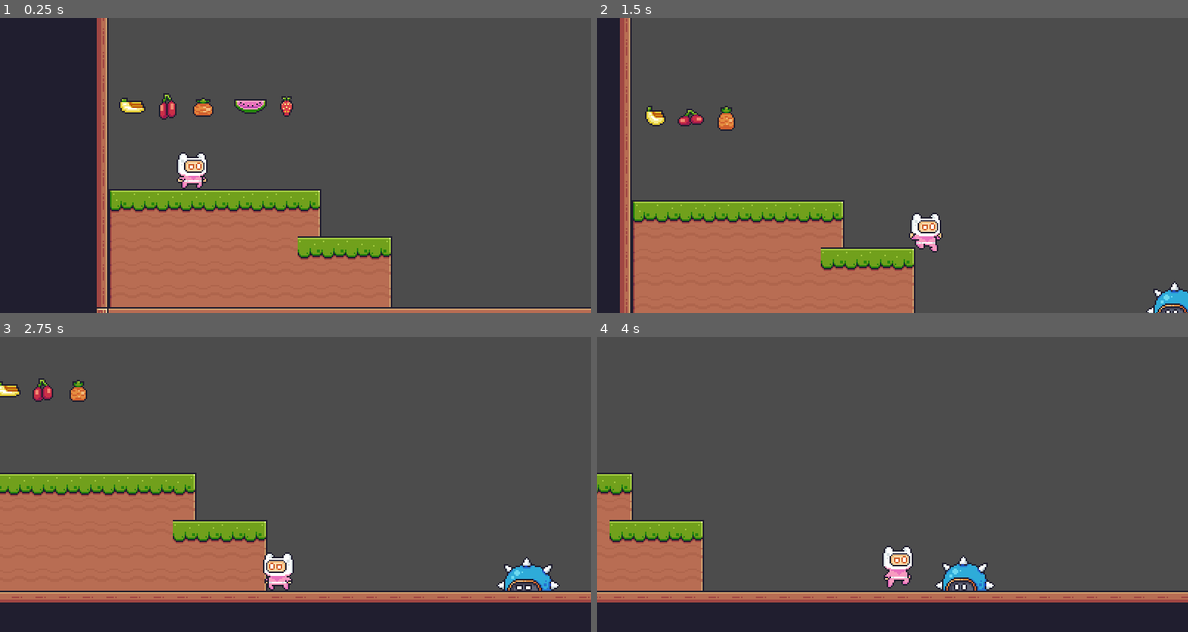
Above: before the commit, frames 1-4 (two rows, left to right).
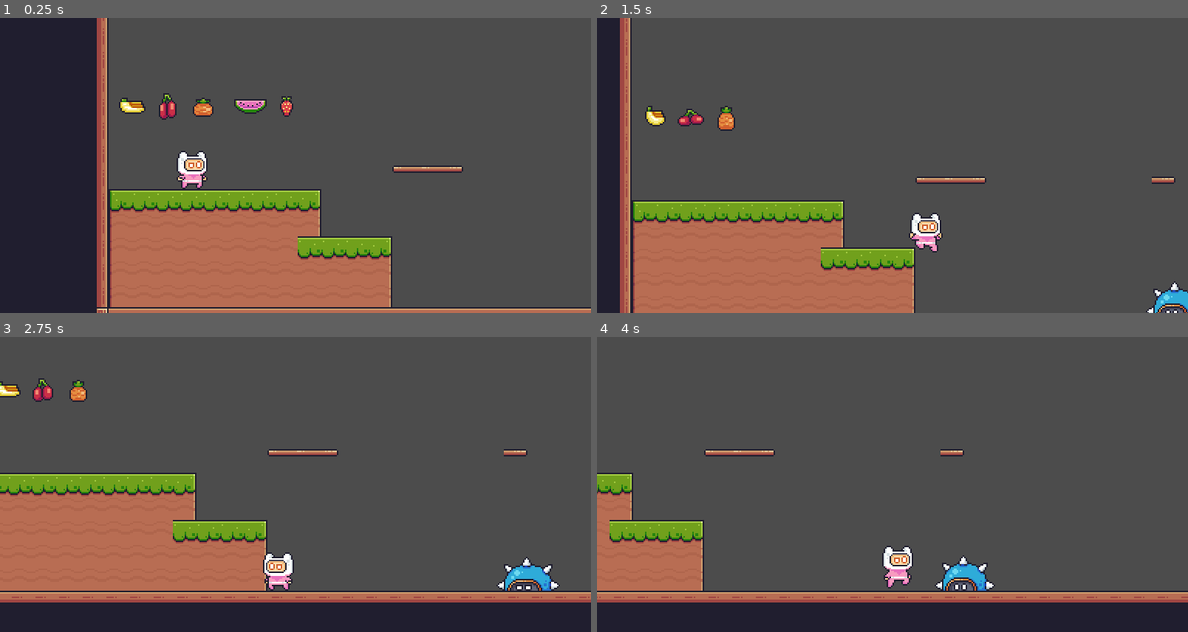
Above: after the commit, the same moments.

Repository: zesterquinn/frooty-lava
Game: Godot game, scene res://Main.tscn
The game is run twice, just before and just after one commit, with the same random seed, the same clock (stepped at 60 frames per second) and the same inputs. The project has no main scene, so this scene is started directly.
Inputs:
- Up to frame 1 (0.25 s): no input
- Up to frame 2 (1.5 s): hold D (move_right) from 0.53 s (still down); tap Space (jump) at 0.77 s
- Up to frame 3 (2.75 s): tap Space (jump) at 1.52 s; release D (move_right) at 2.03 s; hold A (move_left) from 2.03 s (still down)
- Up to frame 4 (4 s): release A (move_left) at 2.78 s; hold D (move_right) from 2.78 s (still down); tap Space (jump) at 3.02, 3.77 s

The runs differ from the first frame. In frame 1, 0.6% of the frame differs, in the area x 29-79%, y 45-56%; in frame 2, 0.4%; in frame 3, 0.4%; in frame 4, 0.4%.

Commit message:
add camera to player scene

Diff:
--- a/character/Player.tscn
+++ b/character/Player.tscn
@@ -246,7 +246,7 @@
 [node name="AnimatedSprite" type="AnimatedSprite" parent="."]
 frames = SubResource( 12 )
 animation = "idle"
-frame = 6
+frame = 4
 playing = true
 
 [node name="CollisionShape2D" type="CollisionShape2D" parent="."]
@@ -259,4 +259,17 @@
 position = Vector2( 0.5, 4.5 )
 shape = SubResource( 50 )
 
+[node name="Camera2D" type="Camera2D" parent="."]
+current = true
+zoom = Vector2( 0.5, 0.5 )
+limit_left = 1
+limit_top = 1
+limit_right = 700
+limit_bottom = 300
+limit_smoothed = true
+smoothing_enabled = true
+drag_margin_left = 0.4
+drag_margin_right = 0.4
+editor_draw_screen = false
+
 [connection signal="area_entered" from="HitArea" to="." method="_on_HitArea_area_entered"]
--- a/levels/TestLevel.tscn
+++ b/levels/TestLevel.tscn
@@ -17,23 +17,10 @@
 cell_custom_transform = Transform2D( 16, 0, 0, 16, 0, 0 )
 collision_layer = 8
 format = 1
-tile_data = PoolIntArray( -65540, 19, 65537, -65539, 19, 655 …(5488 unchanged characters)… 0897, 19, 65537, 720898, 19, 65538, 720937, 19, 65536, 720938, 19, 65537, 720939 …(7806 unchanged characters)…
+tile_data = PoolIntArray( -65540, 19, 65537, -65539, 19, 655 …(5488 unchanged characters)… 0897, 19, 65537, 720898, 19, 65538, 720911, 8, 0, 720912, 8, 1, 720913, 8, 2, 720921, 8, 2, 720937, 19, 65536, 720938, 19, 65537, 720939 …(7806 unchanged characters)…
 
 [node name="Player" parent="." instance=ExtResource( 6 )]
 position = Vector2( 104, 176 )
-
-[node name="Camera2D" type="Camera2D" parent="Player"]
-current = true
-zoom = Vector2( 0.5, 0.5 )
-limit_left = 1
-limit_top = 1
-limit_right = 700
-limit_bottom = 300
-limit_smoothed = true
-smoothing_enabled = true
-drag_margin_left = 0.4
-drag_margin_right = 0.4
-editor_draw_screen = false
 
 [node name="Fruits" type="Node2D" parent="."]
 
